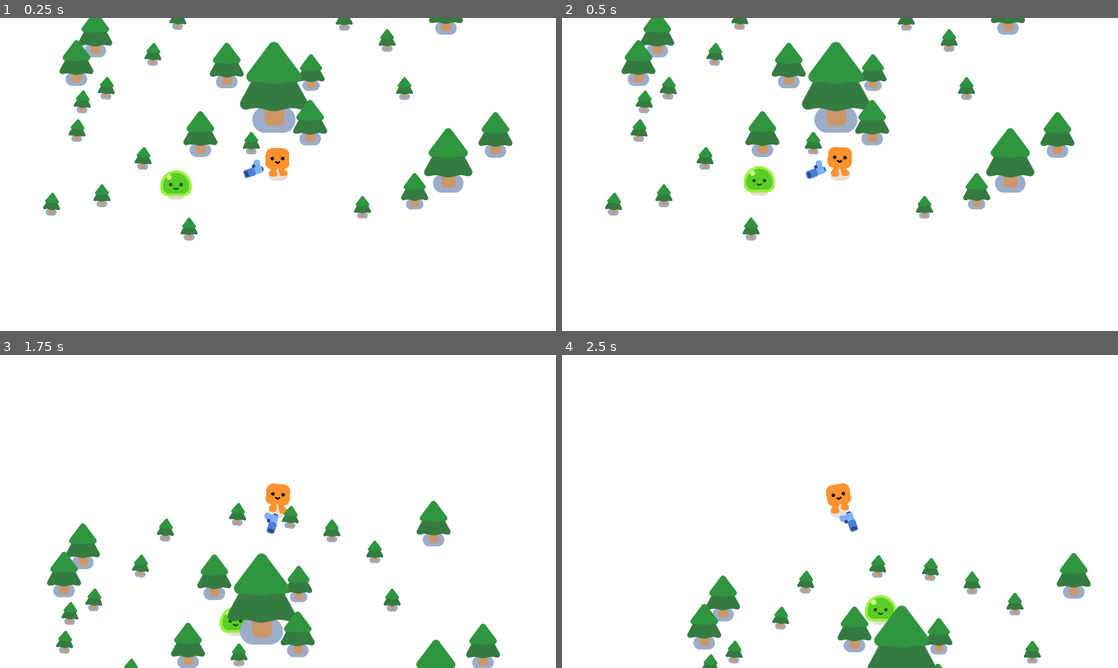
Above: before the commit, frames 1-4 (two rows, left to right).
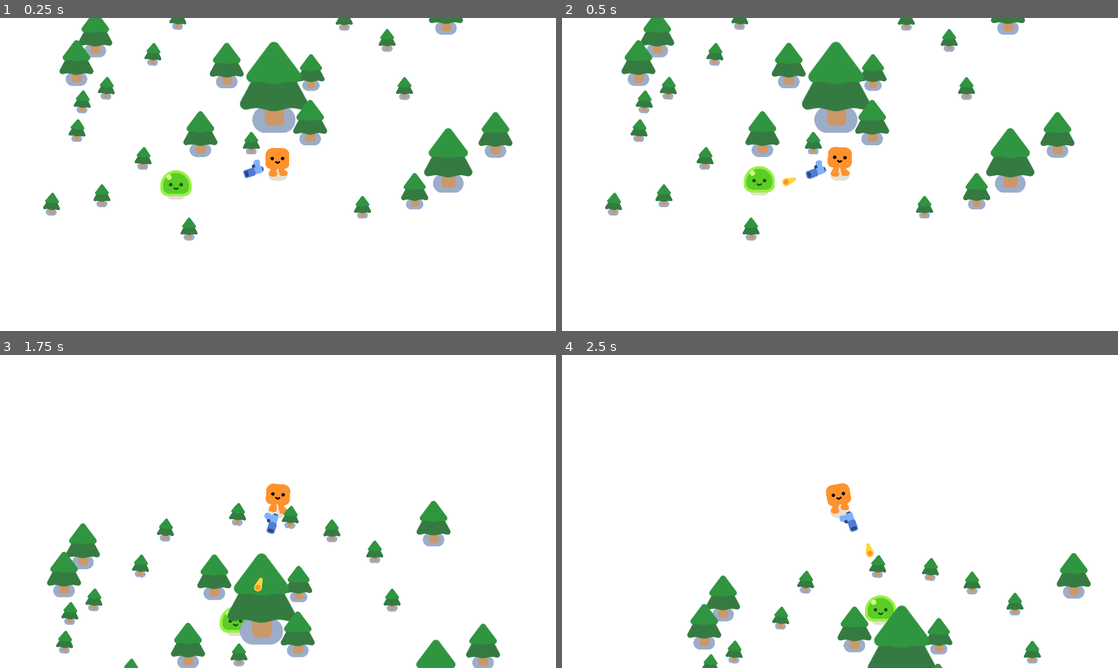
Above: after the commit, the same moments.

Repository: YvanDesPatates/2d-tuto-vampire-survivor-like
Game: Godot game, scene res://game.tscn
Two runs of this game, one before a commit and one after it. Both use one fixed random seed, a clock stepped at 60 frames per second and the inputs below.
Inputs:
- Up to frame 1 (0.25 s): no input
- Up to frame 2 (0.5 s): no input
- Up to frame 3 (1.75 s): hold W (move_up) from 0.53 s (still down)
- Up to frame 4 (2.5 s): release W (move_up) at 2.03 s; hold A (move_left) from 2.03 s (still down)

Frame 1 is identical in both runs. In frame 2, less than 0.1% of the frame differs, in the area x 39-43%, y 50-54%; in frame 3, less than 0.1%; in frame 4, less than 0.1%, in the area x 54-57%, y 60-65%.

Commit message:
gun now fire bullets

Diff:
--- /dev/null
+++ b/bullet.gd
@@ -0,0 +1,21 @@
+extends Area2D
+
+const SPEED = 1000 #pixel per seconds
+var travelled_distance = 0
+var travell_max_distance = SPEED*2
+
+func _physics_process(delta: float) -> void:
+	var direction = Vector2.RIGHT.rotated(rotation)
+	position += direction * SPEED * delta
+
+	travelled_distance += SPEED * delta
+	if travelled_distance > travell_max_distance:
+		queue_free()
+
+
+
+
+func _on_body_entered(body: Node2D) -> void:
+	queue_free()
+	if body.has_method("take_damage"):
+		body.take_damage()
--- /dev/null
+++ b/bullet.tscn
@@ -0,0 +1,22 @@
+[gd_scene format=3 uid="uid://b5ixw66oaedki"]
+
+[ext_resource type="Script" uid="uid://cfjvwhypwf5h5" path="res://bullet.gd" id="1_v8qja"]
+[ext_resource type="Texture2D" uid="uid://bd4rrqj72amnx" path="res://pistol/projectile.png" id="2_t4vbm"]
+
+[sub_resource type="CircleShape2D" id="CircleShape2D_2b2rl"]
+radius = 16.124516
+
+[node name="Bullet" type="Area2D" unique_id=706433773]
+top_level = true
+collision_layer = 0
+collision_mask = 3
+script = ExtResource("1_v8qja")
+
+[node name="CollisionShape2D" type="CollisionShape2D" parent="." unique_id=660942830]
+shape = SubResource("CircleShape2D_2b2rl")
+
+[node name="Projectile" type="Sprite2D" parent="." unique_id=556364917]
+position = Vector2(-11, -1)
+texture = ExtResource("2_t4vbm")
+
+[connection signal="body_entered" from="." to="." method="_on_body_entered"]
--- a/enemy.tscn
+++ b/enemy.tscn
@@ -8,6 +8,7 @@
 
 [node name="enemy" type="CharacterBody2D" unique_id=1174927618]
 collision_layer = 2
+collision_mask = 3
 script = ExtResource("1_4gyqm")
 
 [node name="Slime" parent="." unique_id=2008890567 instance=ExtResource("1_7k104")]
--- a/gun.gd
+++ b/gun.gd
@@ -5,3 +5,15 @@
 	if enemies_in_a_range.size() > 0:
 		var target_ennemy = enemies_in_a_range[0]
 		look_at(target_ennemy.global_position)
+
+
+func shoot():
+	const BULLET = preload("res://bullet.tscn")
+	var new_bullet: Node2D = BULLET.instantiate()
+	new_bullet.global_position = %BulletSpawn.global_position
+	new_bullet.global_rotation = %BulletSpawn.global_rotation
+	%BulletSpawn.add_child(new_bullet)
+
+
+func _on_shooting_timer_timeout() -> void:
+	shoot()
--- a/gun.tscn
+++ b/gun.tscn
@@ -20,5 +20,12 @@
 position = Vector2(92, 0)
 texture = ExtResource("1_vk1bi")
 
-[node name="bulletSpawn" type="Marker2D" parent="GunPivot/Pistol" unique_id=1898726108]
+[node name="BulletSpawn" type="Marker2D" parent="GunPivot/Pistol" unique_id=1898726108]
+unique_name_in_owner = true
 position = Vector2(25, -10)
+
+[node name="ShootingTimer" type="Timer" parent="." unique_id=2096060986]
+wait_time = 0.4
+autostart = true
+
+[connection signal="timeout" from="ShootingTimer" to="." method="_on_shooting_timer_timeout"]
Not shown, added: bullet.gd.uid
